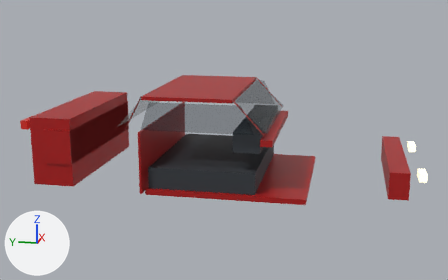
Renders of the glTF model assets/cars/apex_v8/body.glb from each side of a commit.
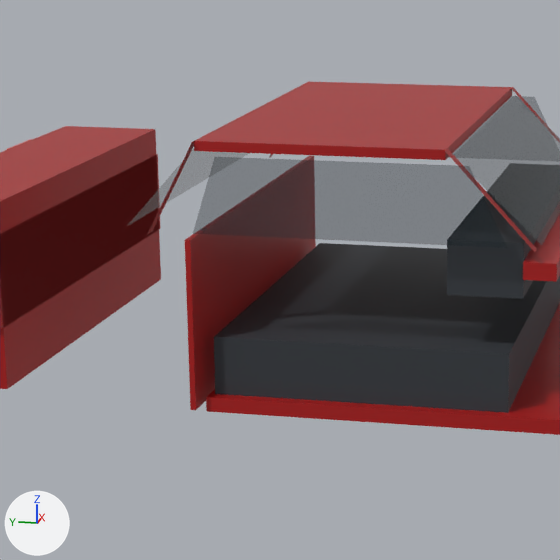
There are two pictures of each version: one whole from a camera (50 mm lens) standing at (-7.19, -1.38, 2.34) and looking at (-0.03, 0.05, 0.55), one close up on the part from 16% to 61% of the width and 16% to 89% of the height. The lights are fixed; the arrows at lower left show +X, +Y and +Z. The first two pictures are the older version. Where no turn or scale is listed for an object, it has been applied to the vertices. Vertices at exactly the same position are counted once.

Objects in the first close-up: 'body_shell', 'dashboard', 'glass_rear', 'glass_side_right', 'glass_windscreen' and 1 more.
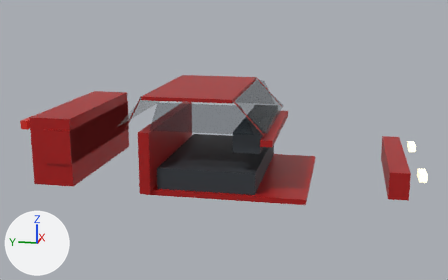
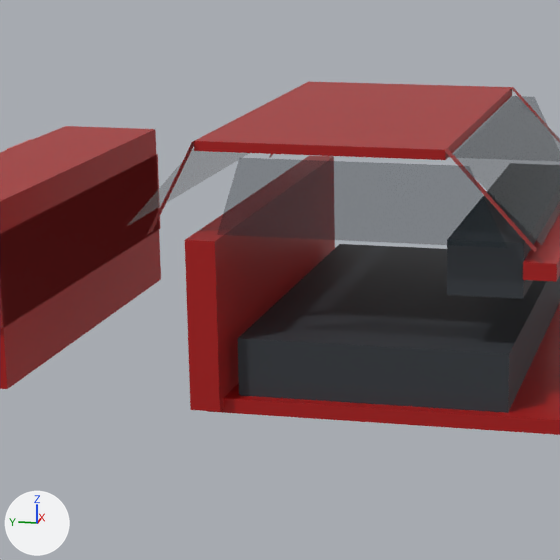
Pixel boxes (x1, y1, x2, y2) of what changed, in the close-ups (560 x 560 px; the box of a moved part takes in the faces that stretch with it):
'glass_side_right', reshaped (8% narrower): before (193, 157, 507, 248); after (217, 158, 507, 248)
part 1 of me_body_shell, moved or reshaped: (185, 156, 547, 413) in both

The change, as a list of edits to the scene's bpy script:
```text
Change me_body_shell:
    where me_body_shell.from_pydata(...)  # 80 vertices, 104 faces; spans x -0.94..0.94, y -2.06..2.1, z 0.1..1.2
    used by ob_body_shell; location = (0.0, 0.0, 0.0)
    before: 8 (0.94, 0.8, 0.12), 10 (0.94, 0.8, 0.82) at pixel (314, 155), 13 (-0.94, 0.8, 0.82) at pixel (190, 240), 15 (-0.94, 0.8, 0.12) at pixel (195, 410), 72 (0.85, 0.75, 0.16)
    before: 73 (0.85, 0.75, 0.4) at pixel (320, 243), 78 (-0.85, 0.75, 0.4) at pixel (213, 336), 79 (-0.85, 0.75, 0.16) at pixel (215, 393)
    me_body_shell part 1
    add for i in [8, 10, 13, 15, 72, 73, 78, 79]: me_body_shell.vertices[i].co += Vector((0.0, -0.1, 0.0))
Change me_glass_side_right:
    used by ob_glass_side_right; location = (0.0, 0.0, 0.0)
    remove me_glass_side_right.from_pydata(...)  # 4 vertices, 2 faces; spans x -0.915, y -0.45..0.8, z 0.84..1.15
    add me_glass_side_right.from_pydata(...)  # 4 vertices, 2 faces; spans x -0.915, y -0.45..0.7, z 0.84..1.15
    me_glass_side_right part 2
    me_glass_side_right.vertices[1].co: (-0.915, 0.8, 0.84) -> (-0.915, 0.7, 0.84)  # pixel (192, 233) -> pixel (217, 234)
    me_glass_side_right.vertices[2].co: (-0.915, 0.7, 1.15) -> (-0.915, 0.6, 1.15)  # pixel (214, 156) -> pixel (239, 157)
```
